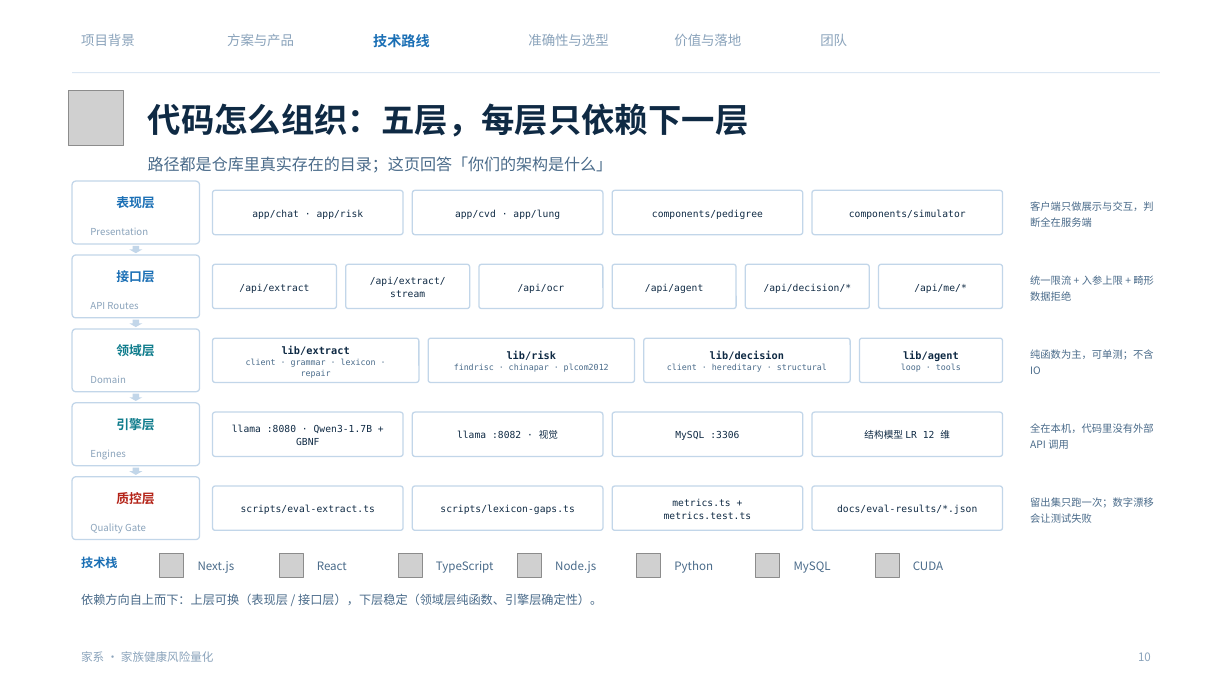
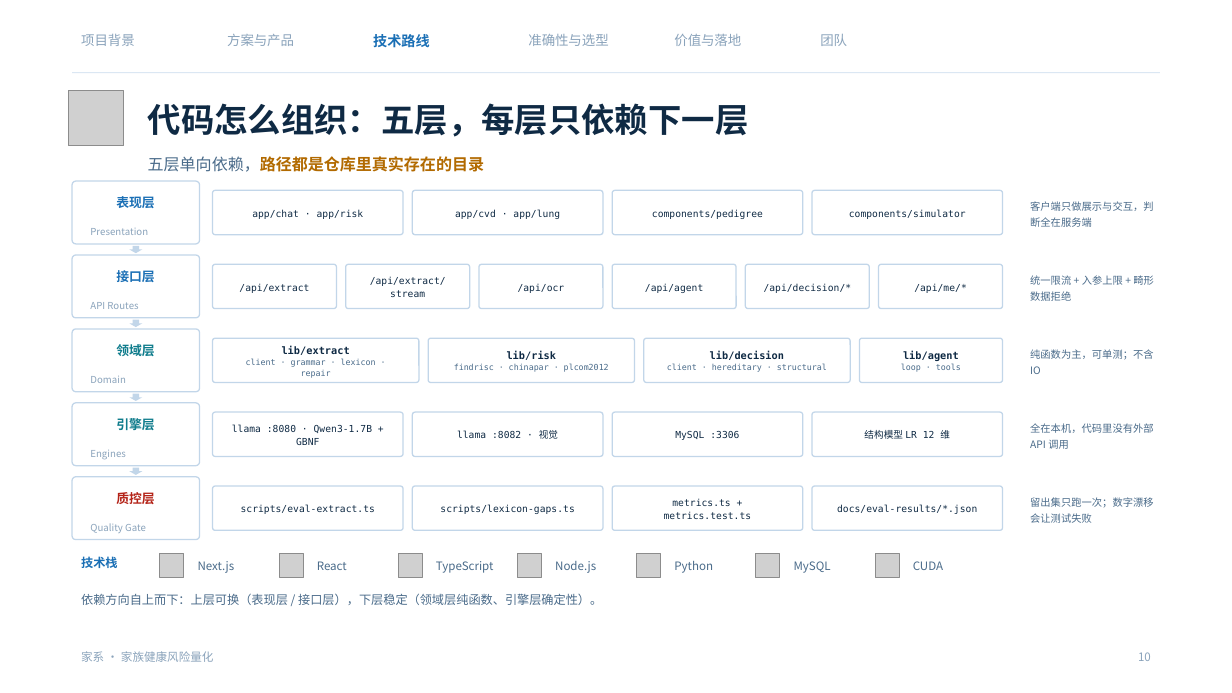
Before and after one commit to NimuStudio/jiaxi, a slide deck: slide 10 of deliverables/家系-答辩-v2.pptx. Drawn at 1232x693 pixels with LibreOffice and Linux fonts; fonts in the diff are those of the drawing; grey boxes stand for pictures; background and template pictures are left out. Boxes give left, top, right and bottom in pixels: in the first picture for what was removed or moved away, otherwise in the second. Text is boxed around its words. In the diff, an @@ line names an element or a change of style, - is before the commit and + after.

Commit message:
docs(deck): 建立颜色语义并突出重点（老师：配色单调、无重点）
之前全篇只有一个蓝，所以读起来平。这次不是加装饰色，而是给颜色定含义：
  主蓝 #1A6FB5 = 结构与流程
  墨青 #0F7C8C = 我们的方案 / 可回收（产品自己的概念色）
  琥珀 #B26A00 = 这页最重要的一句话或数字（新增）
  红   #B42318 = 风险 / 失败

## 落地方式
1. 标题强调：new_slide 支持 **…** 标记，强调片段着琥珀色（17 个页面已标）
   例：「口述进，**行动出**」「让模型不跑偏的**三道保险**」「**数字都是实测的**」
2. 重点卡填色：每页最重要的一块用浅底而不是白卡
   P5 第四步「可回收」→ 墨青底；P14 质量层 → 琥珀底；P18 第四步 → 墨青底
3. 关键数字用琥珀：P22 的 1.7 秒 / 0.11 秒 / 1.8 GB / <1 毫秒
4. 副标题保持常规字重（强调机制默认加粗会把副标题压得过重，已改为按用途传参）

预览图刷新为 6 张能体现配色系统的页（05/13/14/16/17/22）。

```diff
--- a/deliverables/家系-答辩-v2.pptx
+++ b/deliverables/家系-答辩-v2.pptx
@@ text at [148,156,484,172]: text changed; text colour #4A6B8A to #B26A00; bold on @@
-路径都是仓库里真实存在的目录；这页回答「你们的架构是什么」
+五层单向依赖，路径都是仓库里真实存在的目录
```
Also in this commit, not shown: 15 other slides changed, 1 other file.
